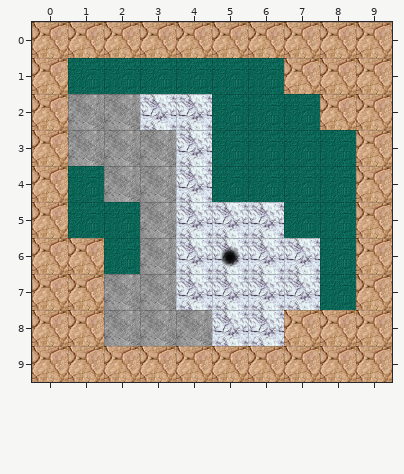
Level history. Tiled map: public/dragon/main_map.tmx. The picture above is the old version.
Cells are 64x64 px. Shown: x 0..9, y 0..9. The commit also replaced the tileset; all pictures use the new one.
New version:
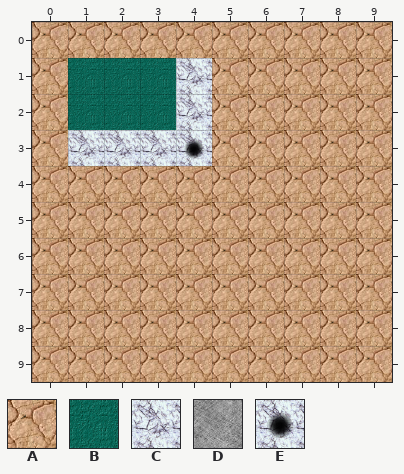
Key: from "tiles": A 0, B 1, C 2, D 3, E 4.
_ is an empty cell.
The exact change:
Layer "floor":
y 1: x 4..6 BBB -> CAA
y 2: x 1..3 DDC -> BBB; x 5..7 BBB -> AAA
y 3: x 1..8 DDDCBBBB -> CCCEAAAA
y 4: x 1..8 BDDCBBBB -> AAAAAAAA
y 5: x 1..8 BBDCCCBB -> AAAAAAAA
y 6: x 2..8 BDCECCB -> AAAAAAA
y 7: x 2..8 DDCCCCB -> AAAAAAA
y 8: x 2..6 DDDCC -> AAAAA
Changed places in both pictures, as pixel boxes (x1, y1, x2, y2):
changed: (68, 58, 356, 346)
